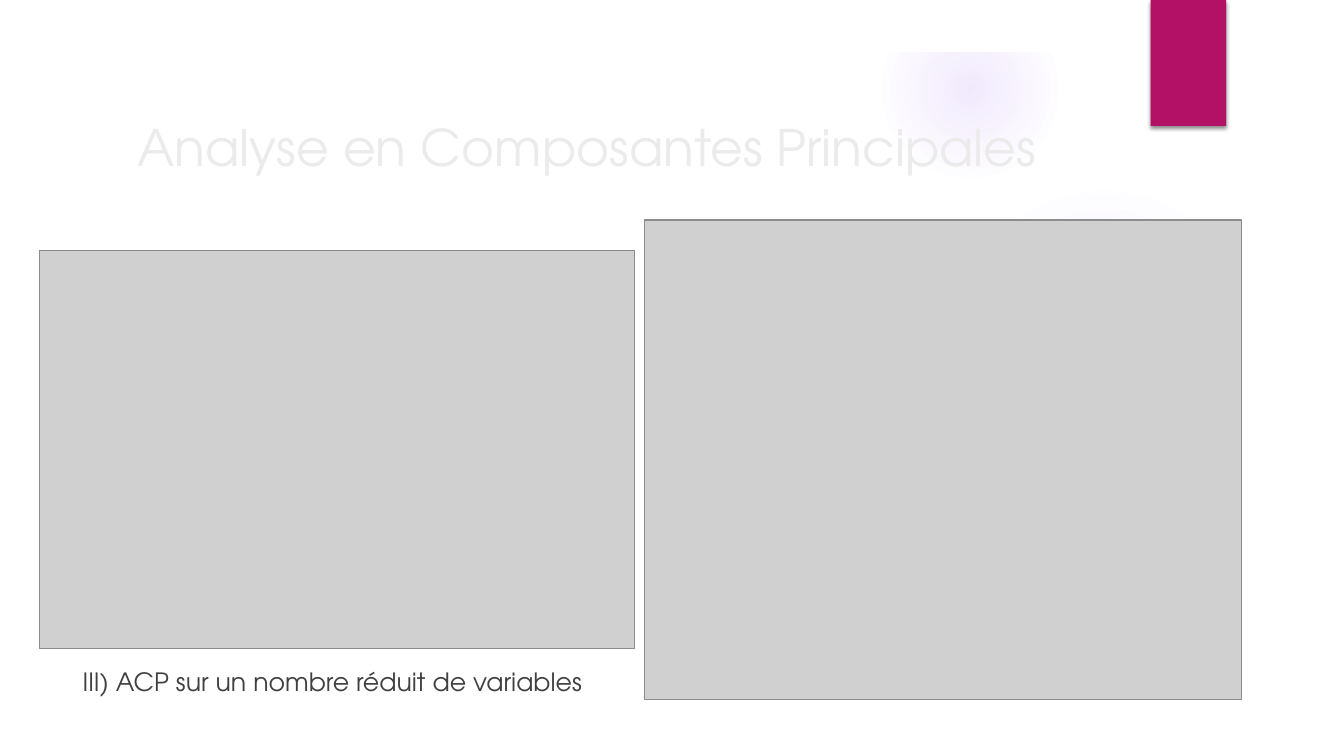
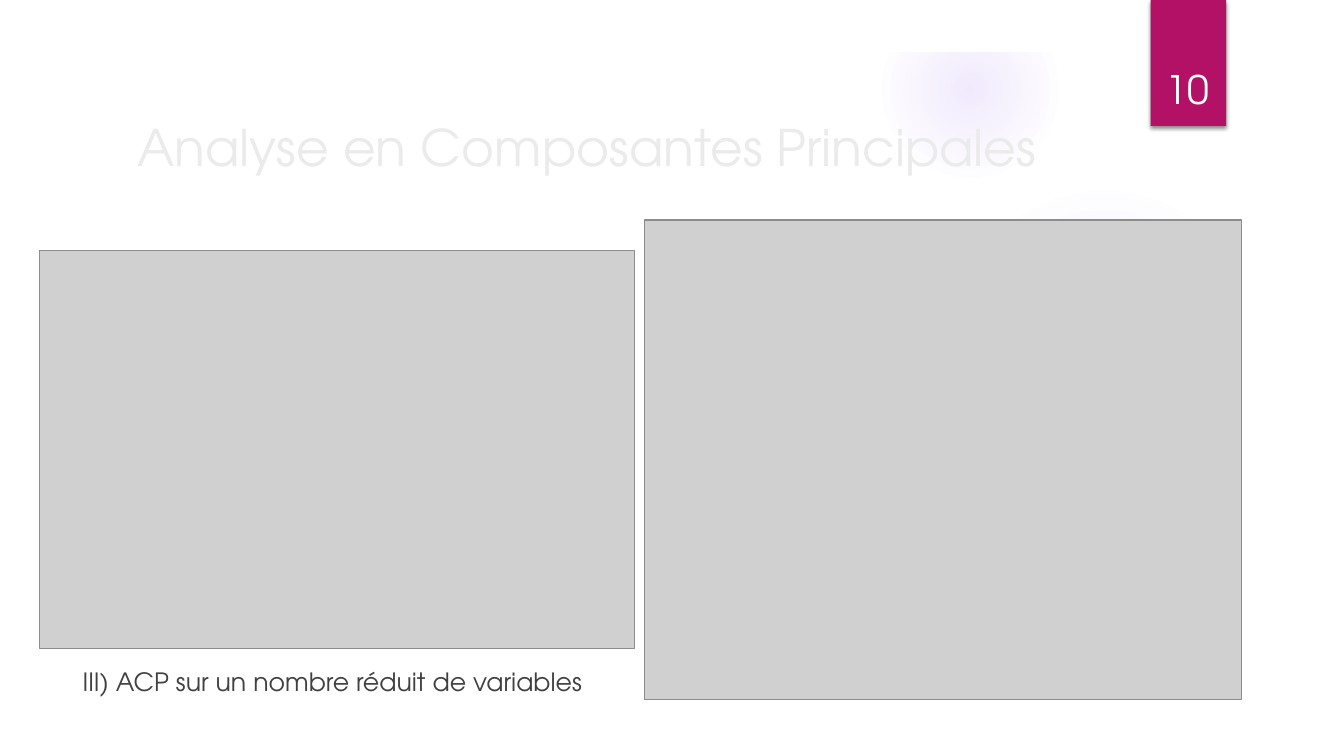
Before and after one commit to ThibaultDieudonne/OpenFoodFacts-Data-Exploration, a slide deck: slide 10 of P3_01_presentation.pptx. Drawn at 1344x756 pixels with LibreOffice and Linux fonts; fonts in the diff are those of the drawing; grey boxes stand for pictures; background and template pictures are left out. Boxes give left, top, right and bottom in pixels: in the first picture for what was removed or moved away, otherwise in the second. Text is boxed around its words. In the diff, an @@ line names an element or a change of style, - is before the commit and + after.

```diff
--- a/P3_01_presentation.pptx
+++ b/P3_01_presentation.pptx
@@ page number added at (x1=1166, y1=74, x2=1209, y2=105), 28 pt, text #FFFFFF @@
+10
```
Also in this commit, not shown: 16 other slides changed, 5 other files.
